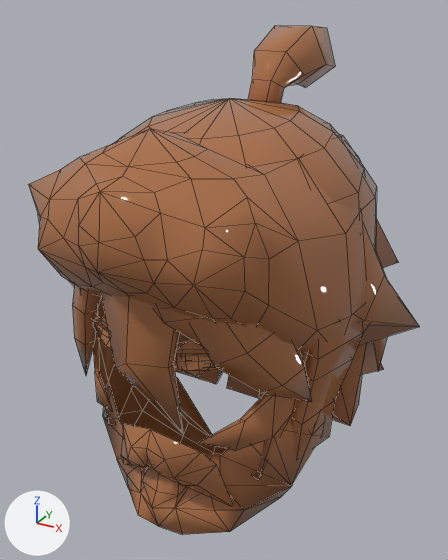
The FBX model Assets/Art/Models/Entities/Humanoids/Human/HumanHair.fbx, before and after one commit.
Before and after are seen from a camera (50 mm lens) standing at (0.228, -0.467, 1.658) and looking at (-0.007, -0.041, 1.445). The lights are fixed; the arrows at lower left show +X, +Y and +Z. Mesh edges are drawn as thin lines. Where no turn or scale is listed for an object, it has been applied to the vertices.

Objects in the first picture: 'Beard - Danish Full', 'Brow - Bold', 'Brow - Circles', 'Brow - Classic', 'Brow - Dainty', 'Hair - Anime', 'Hair - Beep', 'Hair - Fry'.
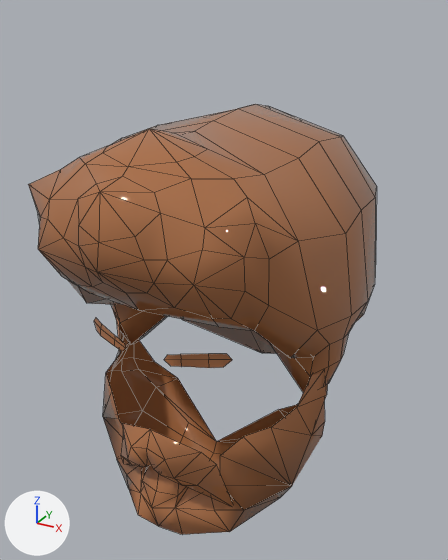
Where the newer file only moved an object's origin or applied its transform, the numbers keep the older frame.

Boxes (x1, y1, x2, y2) around the edits, measured in the pictures (448 x 560 px):
'Hair - Beep', deleted (brown): before (80, 25, 388, 459)
'Hair - Anime', deleted (brown): before (73, 218, 420, 480)
'Brow - Classic', deleted (brown): before (94, 322, 214, 371)
'Brow - Circles', deleted: before (99, 317, 207, 375)
'Brow - Bold', deleted: before (94, 313, 219, 371)
'Brow - Dainty', deleted: before (92, 320, 212, 368)
'Brow - Default', unchanged, uncovered by the edit: after (94, 318, 232, 368)

Edits to the bpy script that builds the scene:
```text
Remove ob_hair___anime:
    ob_hair___anime = bpy.data.objects.new('Hair - Anime', me_sphere_001_sphere_002)
    ob_hair___anime.location = (0.0, -0.0457, 1.4352)
Remove ob_brow___classic:
    ob_brow___classic = bpy.data.objects.new('Brow - Classic', me_circle_005)
    ob_brow___classic.location = (0.0, -0.0457, 1.4352)
Remove ob_brow___circles:
    ob_brow___circles = bpy.data.objects.new('Brow - Circles', me_circle_008)
    ob_brow___circles.location = (0.0, -0.0457, 1.4352)
Remove ob_brow___dainty:
    ob_brow___dainty = bpy.data.objects.new('Brow - Dainty', me_cube_007)
    ob_brow___dainty.location = (0.0, -0.0457, 1.4352)
Remove ob_brow___bold:
    ob_brow___bold = bpy.data.objects.new('Brow - Bold', me_cube_031)
    ob_brow___bold.location = (0.0, -0.0457, 1.4352)
Remove ob_hair___beep:
    ob_hair___beep = bpy.data.objects.new('Hair - Beep', me_sphere_001_sphere_012)
    ob_hair___beep.location = (0.0, -0.0457, 1.4352)
```
